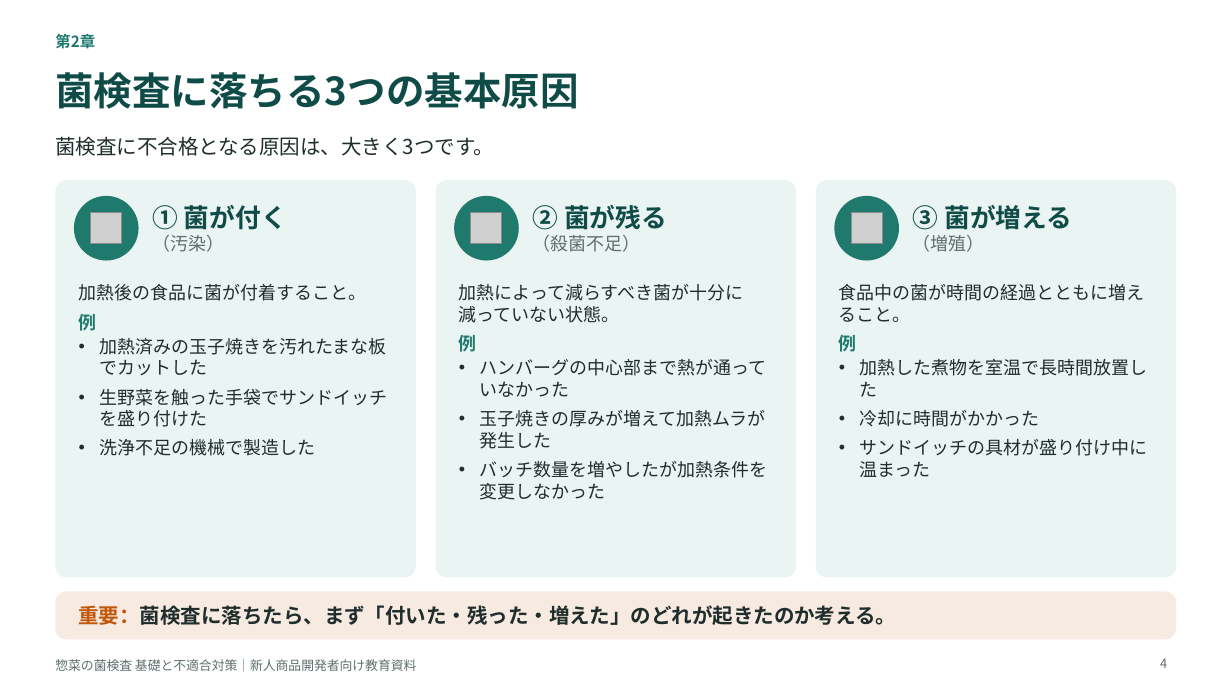
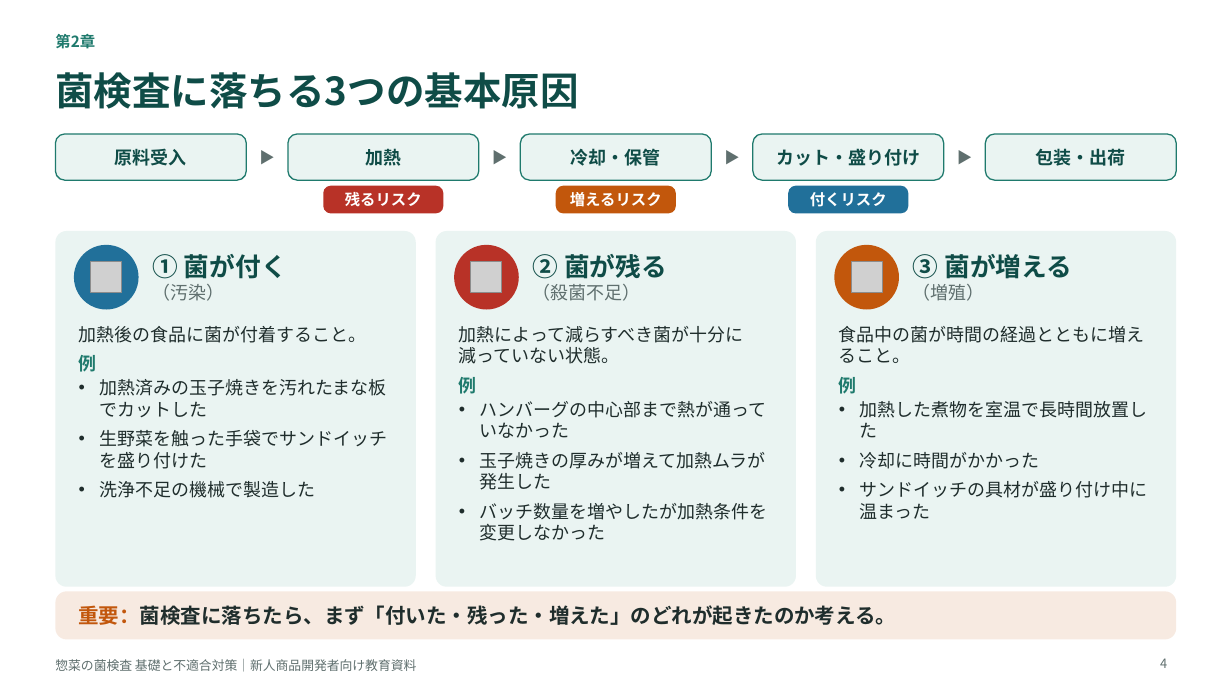
Before and after one commit to tanakashuhei-dotcom/shuhei0208, a slide deck: slide 4 of 菌検査教育資料.pptx. Drawn at 1232x693 pixels with LibreOffice and Linux fonts; fonts in the diff are those of the drawing; grey boxes stand for pictures. Boxes give left, top, right and bottom in pixels: in the first picture for what was removed or moved away, otherwise in the second. Text is boxed around its words. In the diff, an @@ line names an element or a change of style, - is before the commit and + after.

```diff
--- a/菌検査教育資料.pptx
+++ b/菌検査教育資料.pptx
@@ text removed at <box>55,136,494,156</box> @@
-菌検査に不合格となる原因は、大きく3つです。
@@ rounded rectangle added at <box>55,134,247,180</box>, fill #EAF4F2, outline #1F7A6D 1 pt, 14 pt, text #0F4C47, bold @@
+原料受入
@@ text added at <box>247,134,288,180</box>, 12 pt, text #5F6F6E @@
+▶
@@ rounded rectangle added at <box>288,134,480,180</box>, fill #EAF4F2, outline #1F7A6D 1 pt, 14 pt, text #0F4C47, bold @@
+加熱
@@ text added at <box>479,134,520,180</box>, 12 pt, text #5F6F6E @@
+▶
@@ rounded rectangle added at <box>520,134,712,180</box>, fill #EAF4F2, outline #1F7A6D 1 pt, 14 pt, text #0F4C47, bold @@
+冷却・保管
@@ text added at <box>712,134,753,180</box>, 12 pt, text #5F6F6E @@
+▶
@@ rounded rectangle added at <box>753,134,945,180</box>, fill #EAF4F2, outline #1F7A6D 1 pt, 14 pt, text #0F4C47, bold @@
+カット・盛り付け
@@ text added at <box>944,134,985,180</box>, 12 pt, text #5F6F6E @@
+▶
@@ rounded rectangle added at <box>985,134,1177,180</box>, fill #EAF4F2, outline #1F7A6D 1 pt, 14 pt, text #0F4C47, bold @@
+包装・出荷
@@ rounded rectangle added at <box>323,186,444,213</box>, fill #B83227, 12 pt, text #FFFFFF, bold @@
+残るリスク
@@ rounded rectangle added at <box>555,186,676,213</box>, fill #C2570C, 12 pt, text #FFFFFF, bold @@
+増えるリスク
@@ rounded rectangle added at <box>788,186,909,213</box>, fill #21709A, 12 pt, text #FFFFFF, bold @@
+付くリスク
@@ rounded rectangle: place and size @@
-rounded rectangle at <box>55,180,416,578</box>
+rounded rectangle at <box>55,231,416,587</box>
@@ rounded rectangle: place and size @@
-rounded rectangle at <box>435,180,796,578</box>
+rounded rectangle at <box>435,231,796,587</box>
@@ rounded rectangle: place and size @@
-rounded rectangle at <box>816,180,1177,578</box>
+rounded rectangle at <box>816,231,1177,587</box>
@@ ellipse at <box>74,245,139,310</box>: fill #1F7A6D to #21709A @@
@@ 3 pictures, 3 texts, 3 ellipses: place and size @@
-3 pictures, 3 texts, 3 ellipses at <box>74,196,1072,261</box>
+3 pictures, 3 texts, 3 ellipses at <box>74,245,1072,310</box>
@@ ellipse at <box>455,245,519,310</box>: fill #1F7A6D to #B83227 @@
@@ ellipse at <box>835,245,899,310</box>: fill #1F7A6D to #C2570C @@
@@ text "加熱後の食品に菌が付着すること。": place and size @@
-text "加熱後の食品に菌が付着すること。" at <box>79,284,387,456</box>
+text "加熱後の食品に菌が付着すること。" at <box>79,326,387,498</box>
@@ text "加熱によって減らすべき菌が十分に減っていない状態。": place and size @@
-text "加熱によって減らすべき菌が十分に減っていない状態。" at <box>459,284,767,500</box>
+text "加熱によって減らすべき菌が十分に減っていない状態。" at <box>459,326,767,541</box>
@@ text "食品中の菌が時間の経過とともに増えること。": place and size @@
-text "食品中の菌が時間の経過とともに増えること。" at <box>839,284,1147,477</box>
+text "食品中の菌が時間の経過とともに増えること。" at <box>839,326,1147,519</box>
```
Also in this commit, not shown: 18 other slides changed, 1 slide added.
